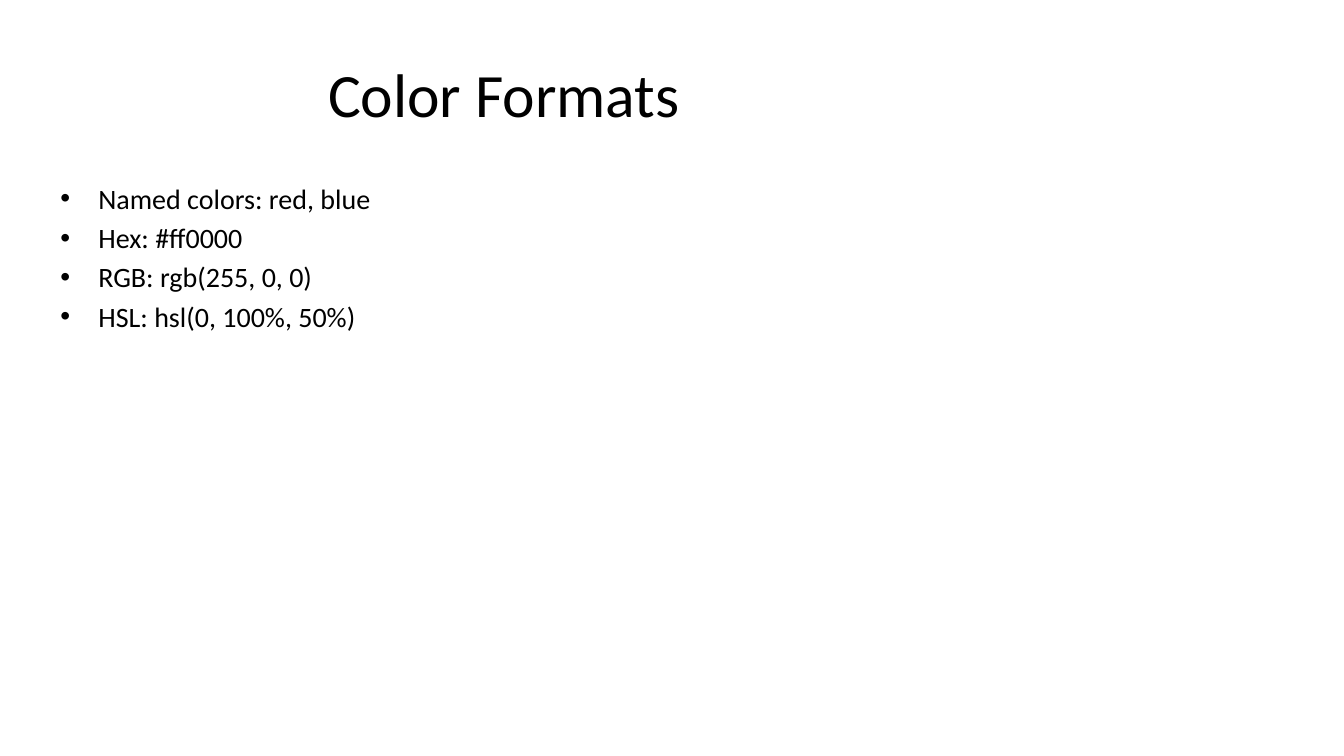
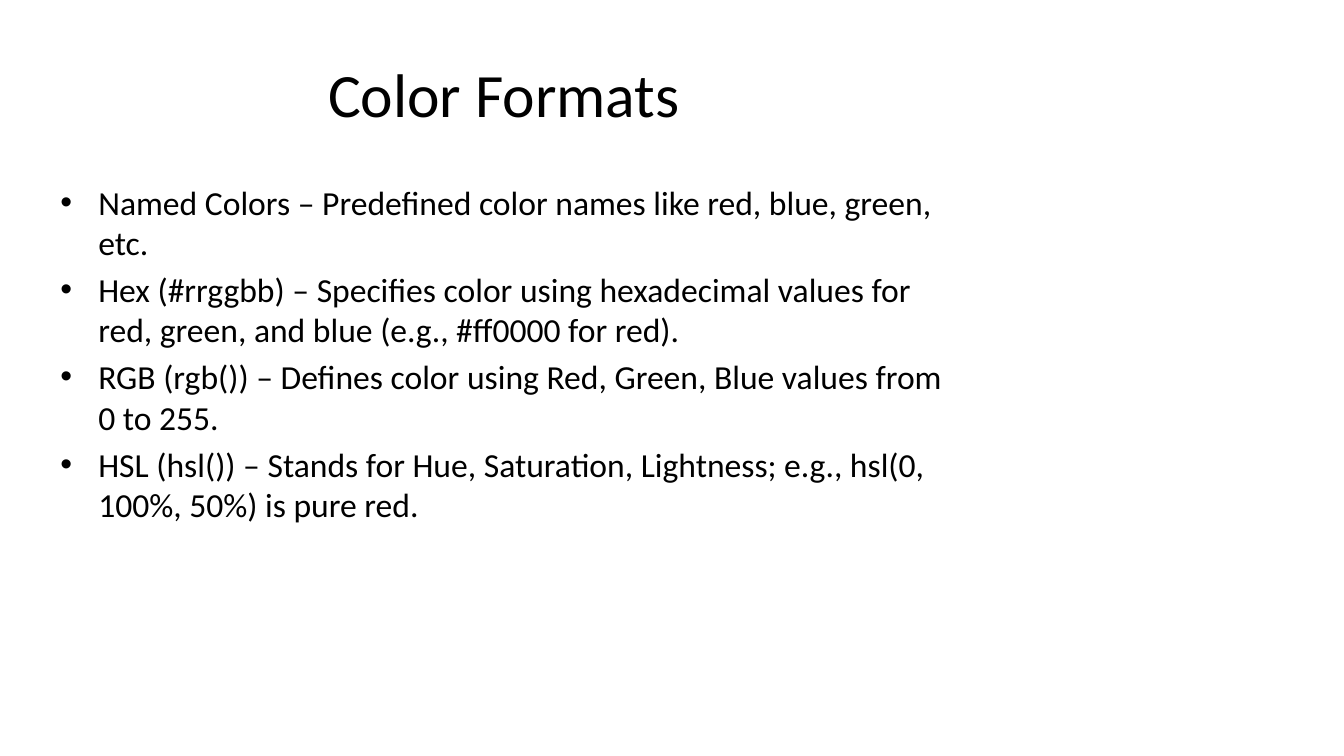
Before and after one commit to gauravog7/Intro-to-Web-Tech, a slide deck: slide 32 of CSS_Unit_2.pptx (slide 27 before the commit). Drawn at 1344x756 pixels with LibreOffice and Linux fonts; fonts in the diff are those of the drawing. Boxes give left, top, right and bottom in pixels: in the first picture for what was removed or moved away, otherwise in the second. Text is boxed around its words. In the diff, an @@ line names an element or a change of style, - is before the commit and + after.

```diff
--- a/CSS_Unit_2.pptx
+++ b/CSS_Unit_2.pptx
@@ text at [98, 191, 942, 523]: text changed; size 20 to 24 pt @@
-• Named colors: red, blue
-• Hex: #ff0000
-• RGB: rgb(255, 0, 0)
-• HSL: hsl(0, 100%, 50%)
+• Named Colors – Predefined color names like red, blue, green, etc.
+• Hex (#rrggbb) – Specifies color using hexadecimal values for red, green, and blue (e.g., #ff0000 for red).
+• RGB (rgb()) – Defines color using Red, Green, Blue values from 0 to 255.
+• HSL (hsl()) – Stands for Hue, Saturation, Lightness; e.g., hsl(0, 100%, 50%) is pure red.
```
Also in this commit, not shown: 2 other slides changed, 7 slides added, 7 slides removed.
